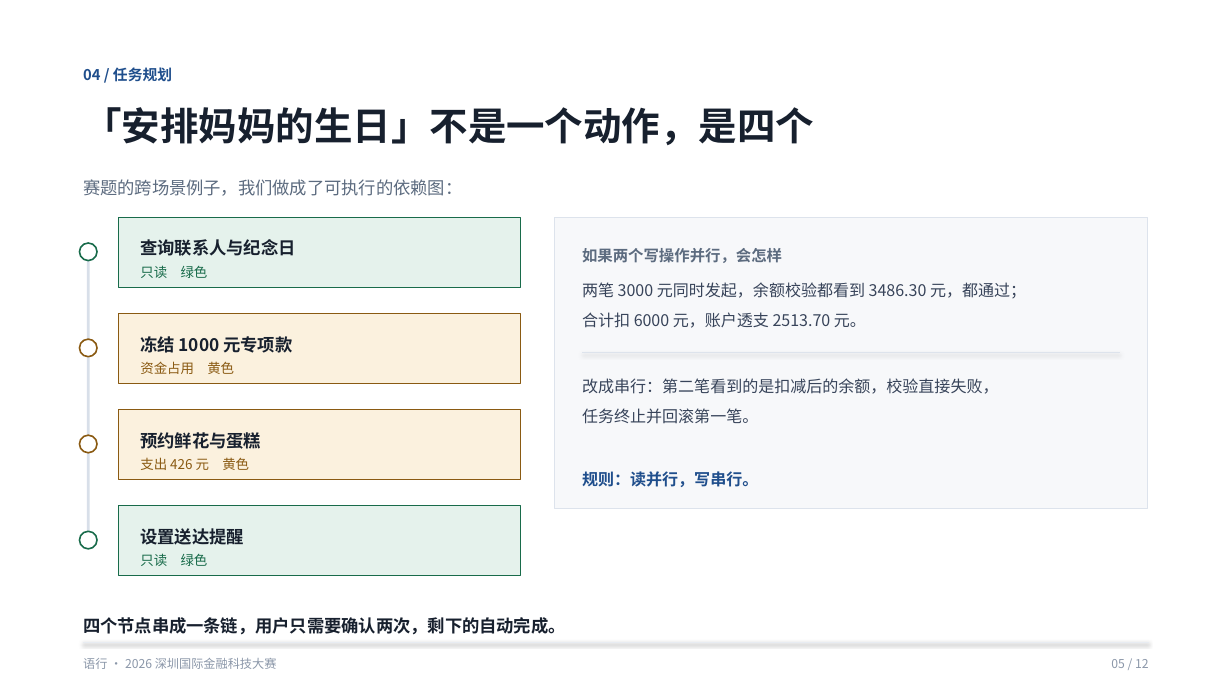
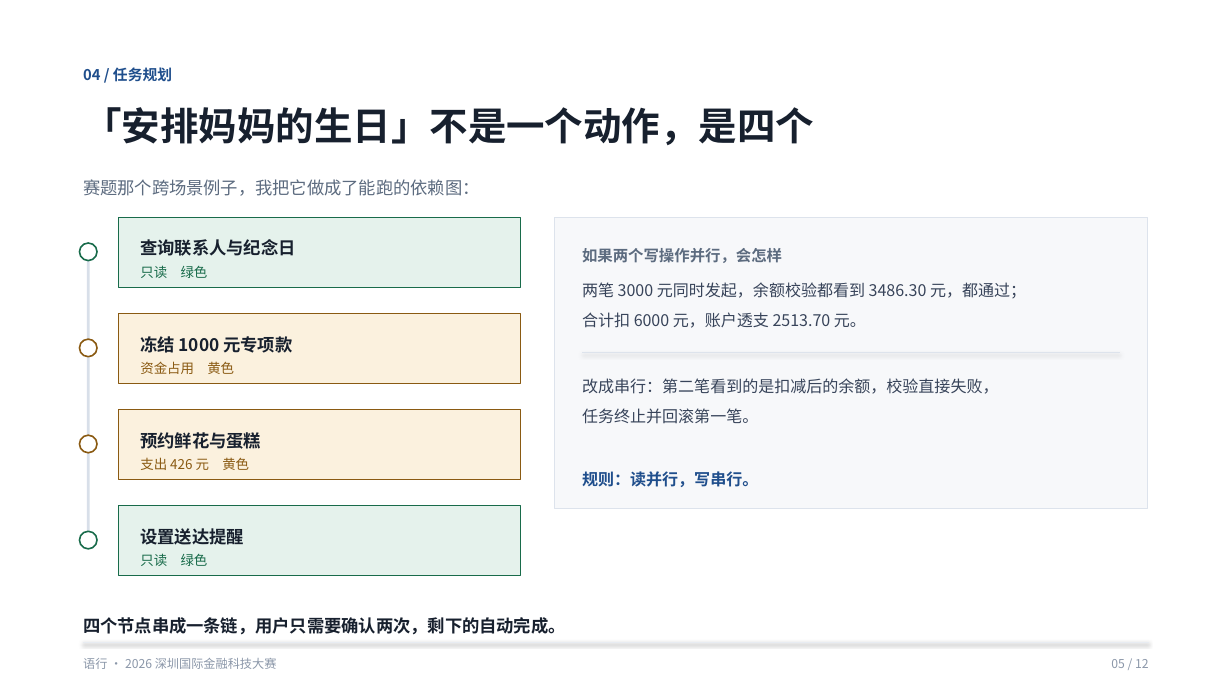
Before and after one commit to isAXya/fintechathon-agent, a slide deck: slide 5 of docs/语行-答辩PPT.pptx. Drawn at 1232x693 pixels with LibreOffice and Linux fonts; fonts in the diff are those of the drawing. Boxes give left, top, right and bottom in pixels: in the first picture for what was removed or moved away, otherwise in the second. Text is boxed around its words. In the diff, an @@ line names an element or a change of style, - is before the commit and + after.

Commit message:
docs: PPT 去企业口吻(我们→我、删营销排比与口号)、技术文档去刻意;安全自评报告已确认无套话

```diff
--- a/docs/语行-答辩PPT.pptx
+++ b/docs/语行-答辩PPT.pptx
@@ text at box(83, 179, 479, 196): text changed @@
-赛题的跨场景例子，我们做成了可执行的依赖图：
+赛题那个跨场景例子，我把它做成了能跑的依赖图：
```
Also in this commit, not shown: 6 other slides changed, 2 other files.
